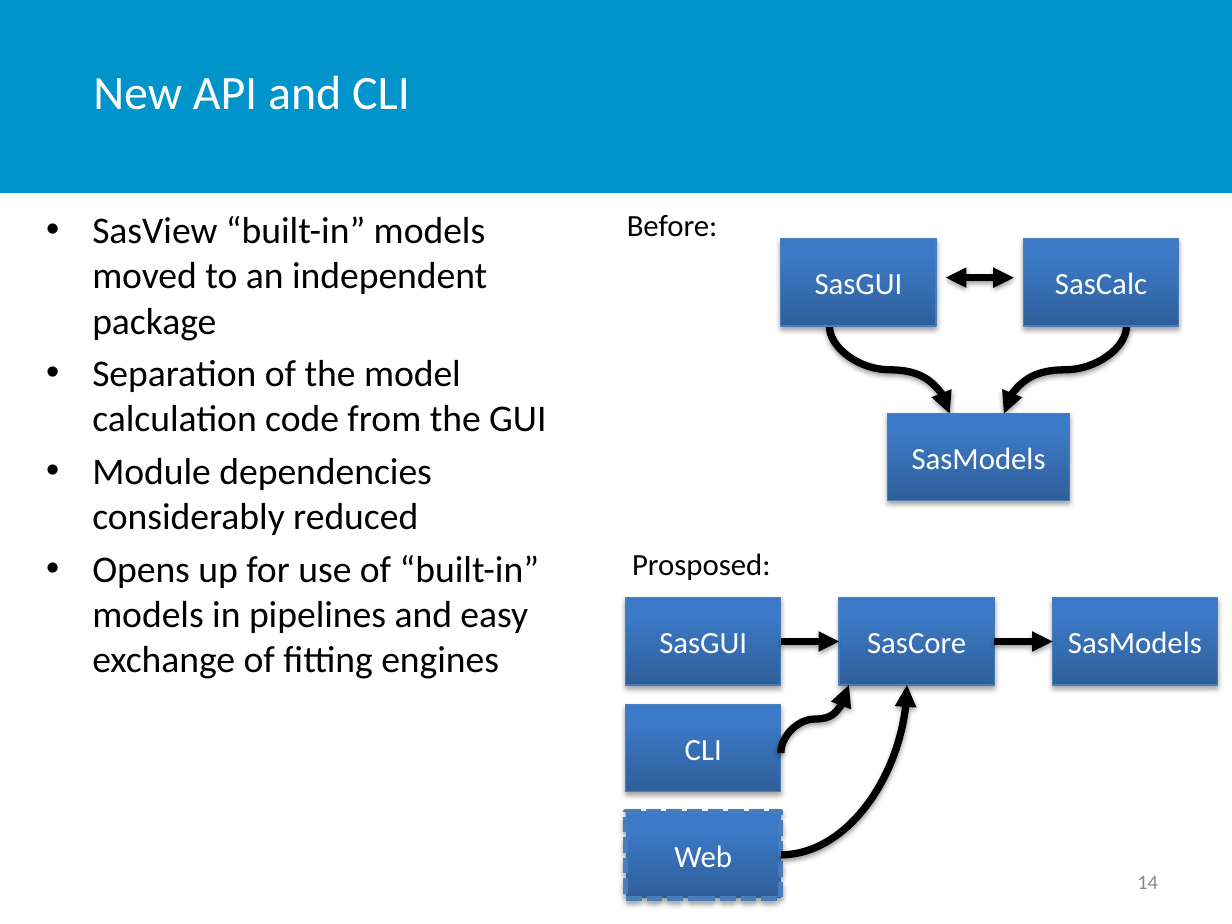
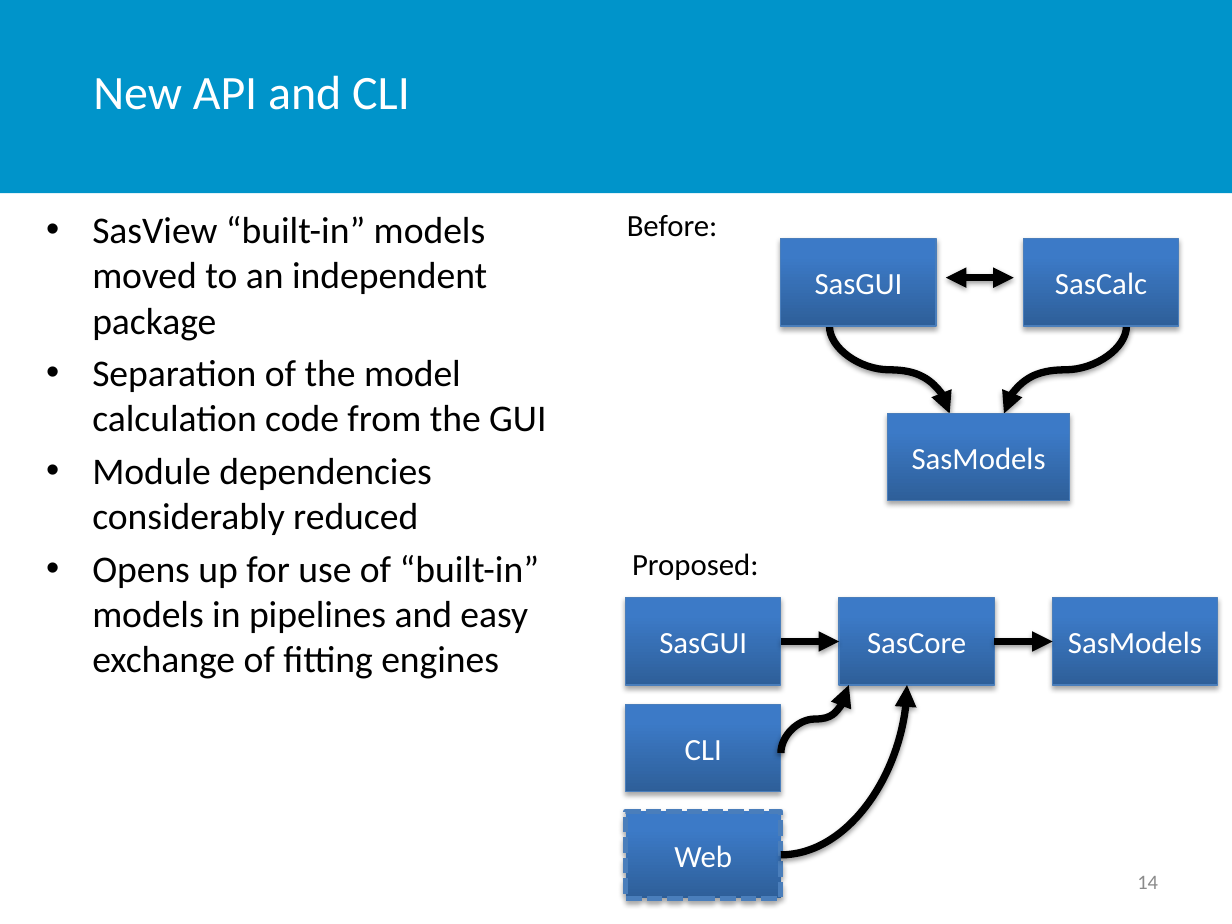
Before and after one commit to SasView/documents, a slide deck: slide 14 of Presentations/NoBugs-WP/NoBugsReducedSize.pptx. Drawn at 1232x924 pixels with LibreOffice and Linux fonts; fonts in the diff are those of the drawing; background and template pictures are left out. Boxes give left, top, right and bottom in pixels: in the first picture for what was removed or moved away, otherwise in the second. Text is boxed around its words. In the diff, an @@ line names an element or a change of style, - is before the commit and + after.

```diff
--- a/Presentations/NoBugs-WP/NoBugsReducedSize.pptx
+++ b/Presentations/NoBugs-WP/NoBugsReducedSize.pptx
@@ text at (632,553,758,580): text changed @@
-Prosposed:
+Proposed:
```
Also in this commit, not shown: 8 other slides changed, 1 other file.
